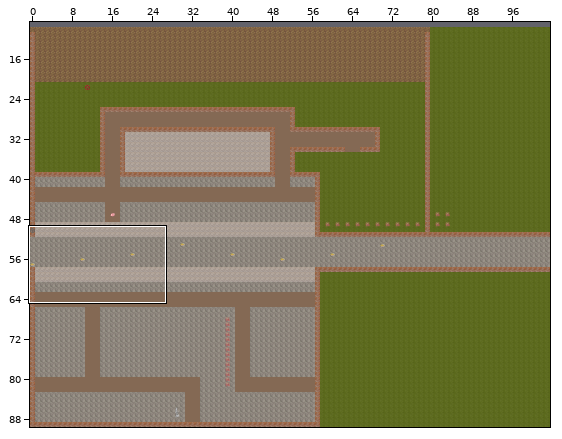
Tiled map, stored at src/data/maps/map03.tmx. The first picture is a wide view before the edit; the outline marks the close-up.
Close-up. Before:
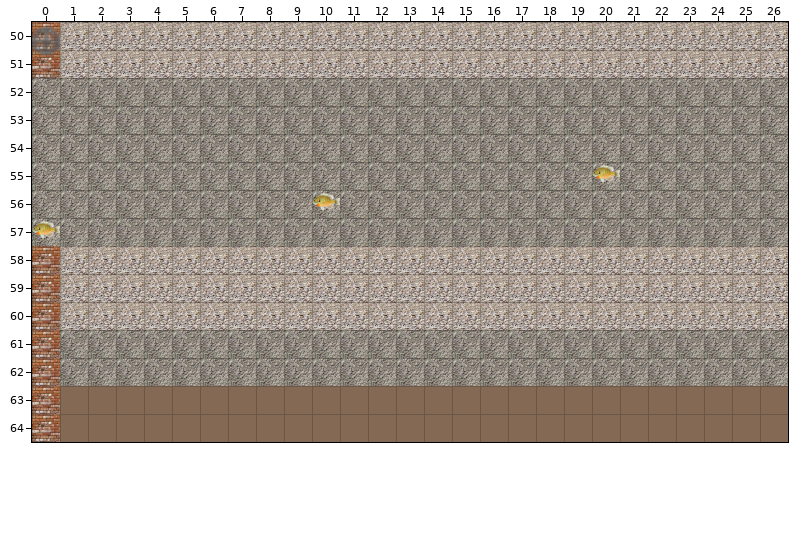
Cells are 64x64 px. Shown: x 0..26, y 50..64. The commit also changed other parts of the map, which this record leaves out. Not drawn, because the pictures are missing: unchanged layer "RiverSound".
And afterwards:
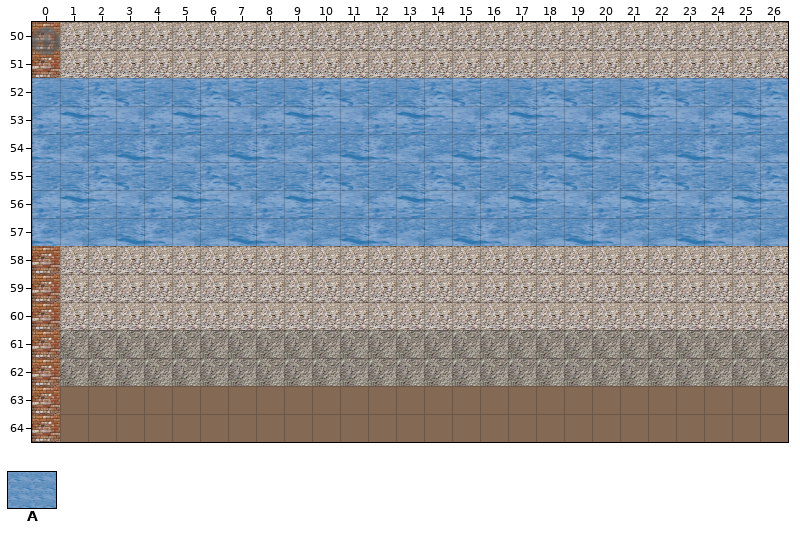
Key: from "Water": A 0 "river".
_ is an empty cell.
The edit:
layer "River" opacity 40% -> 100%
Layer "River":
y 57: x 0 _ -> A; x 8 _ -> A; x 16 _ -> A; x 24 _ -> A
